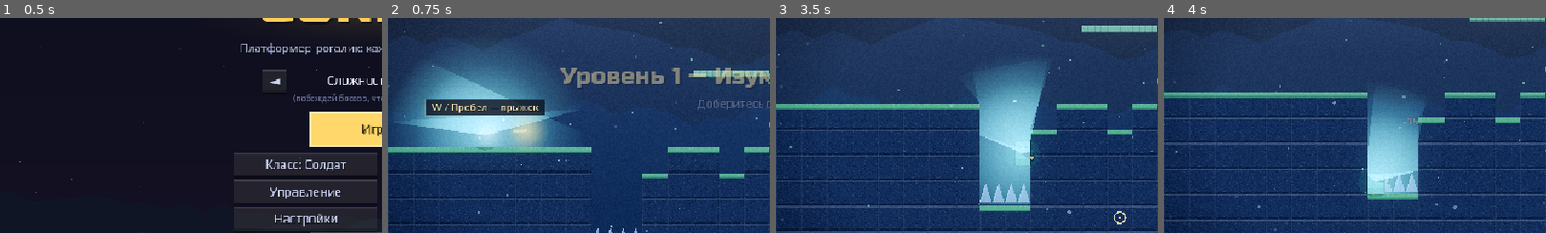
Above: before the commit, frames 1-4 (left to right).
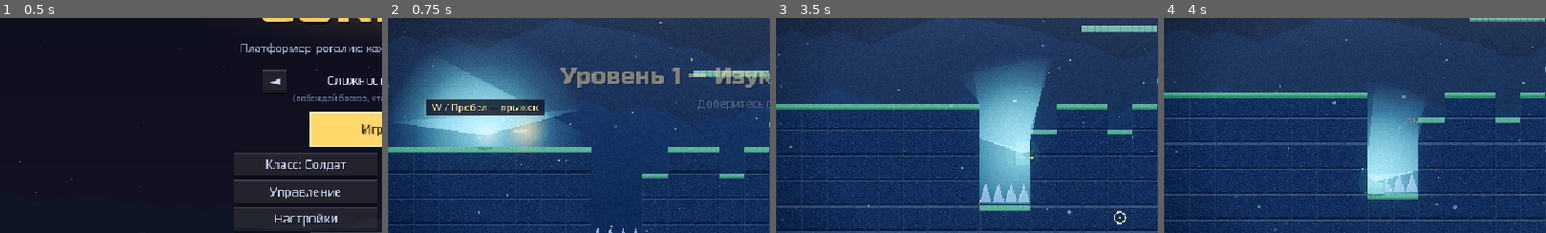
Above: after the commit, the same moments.

Repository: agent-carl/probable-enigma
Game: Godot game, scene res://Main.tscn
The game is run twice, just before and just after one commit, with the same random seed, the same clock (stepped at 60 frames per second) and the same inputs.
Inputs (mouse positions are % of the whole screen's width and height, from its top left):
- Up to frame 1 (0.5 s): no input
- Up to frame 2 (0.75 s): tap Enter at 0.5 s; move the mouse to (72, 45) at 0.52 s; hold D from 0.53 s (still down); tap M at 0.6 s; click (72, 45) at 0.67 s
- Up to frame 3 (3.5 s): tap Space at 0.77, 1.07, 1.52, 1.82, 3.02, 3.32 s; tap E at 0.8, 1.35, 2.3 s; move the mouse to (30, 55) at 1.27 s; release D at 1.28 s; hold S 1.28-2.03 s; tap M at 1.55, 3.05 s; move the mouse to (60, 28) at 2.02 s; hold D 2.03-2.78 s; hold Shift 2.03-2.78 s; move the mouse to (45, 70) at 2.77 s; hold W from 2.78 s (still down); tap Q at 2.85 s; click (45, 70) at 2.92 s
- Up to frame 4 (4 s): move the mouse to (80, 65) at 3.52 s; release W at 3.53 s; hold A from 3.53 s (still down); tap 1 at 3.6 s; tap Space at 3.77 s; tap E at 3.8 s
The pictures show only the part of the screen within x 0-50%, y 24-74%; the shares and areas given below are measured in that part.

Frame 1 is identical in both runs. In frame 2, 0.5% of the frame differs, in the area x 15-46%, y 22-50%; in frame 3, less than 0.1%; in frame 4, less than 0.1%.

Commit message:
Оптимизация: кэш окклюдеров теней, фоновая генерация музыки, дебаунс, авто-ужатие
Закрыты оставшиеся пункты ревизии:
- _occluder_segments кэшируется по тайлу центра света (+квант радиуса вверх,
  переживающий пульсацию, + число ящиков как инвалидация): пока свет в том
  же тайле — скан сетки не повторяется; валидность привязана к ссылке level
  (is_same), кэш не протекает между уровнями и тестами;
- музыка биома генерируется в WorkerThreadPool: вход в новый биом больше не
  фризит кадр — трек строится в фоне и запускается по готовности
  (_warm_music/_store_music через call_deferred); на старте уровня заранее
  прогревается трек следующего уровня (с боссовым вариантом, если он 5-й);
- клики громкости пишут конфиг с дебаунсом ~0.66 с после последнего клика
  (вместо записи файла на каждый клик); при закрытии окна отложенная
  запись сбрасывается на диск (NOTIFICATION_WM_CLOSE_REQUEST);
- _btn авто-ужимает слишком длинную подпись (16→11px по фактической ширине)
  — страховка для динамических/локализованных подписей, которые
  скрейпер-тест секции 59 проверить не может.

Проверено: парсинг, все тесты, бенч 1.39 мс/кадр, автоигра с музыкой и
без — ни одной ошибки; скриншот теней/света идентичен прежнему.

Co-Authored-By: Claude Opus 4.8 <noreply@anthropic.com>
Claude-Session: https://claude.ai/code/session_01CUUtNpiNcdpS7KL7R6tZmp

Diff:
--- a/godot/Game.gd
+++ b/godot/Game.gd
@@ -363,6 +363,7 @@
 var _audio_players := []
 var _music_player: AudioStreamPlayer = null
 var _music_cache := {}
+var _music_warming := {}   # ключи треков, уже строящихся в фоне
 var _music_key := ""
 var _audio_idx := 0
 var _sfx_cache := {}
@@ -475,6 +476,7 @@
 func _physics_process(_delta: float) -> void:
 	if test_mode:
 		return
+	_flush_settings_tick()
 	if demo:
 		_demo_step()
 		return
@@ -682,6 +684,10 @@
 		_prev_keys["d%d" % i] = Input.is_key_pressed(KEY_1 + i)
 	_prev_mouse = shoot_now
 
+func _notification(what: int) -> void:
+	if what == NOTIFICATION_WM_CLOSE_REQUEST and _settings_save_t > 0:
+		_save_settings()   # не потерять отложенные настройки при выходе
+
 func _unhandled_input(event: InputEvent) -> void:
 	if event is InputEventKey and event.pressed and not event.echo:
 		match event.keycode:
@@ -1677,6 +1683,7 @@
 		intro_text = T("Уровень %d — %s") % [lvl, T(level.theme.name)]
 	_build_background(level_seed)
 	_play_music((lvl - 1) % THEMES.size(), boss_alive)
+	_warm_music(lvl % THEMES.size(), (lvl + 1) % 5 == 0)   # трек следующего уровня — заранее в фоне
 	if not test_mode:
 		_save_run()   # автосейв забега на старте уровня (для «Продолжить»)
 
@@ -4553,11 +4560,24 @@
 		return t
 	return -1.0
 
+var _seg_cache := {}          # кэш рёбер-окклюдеров: тайл центра + радиус + число ящиков
+var _seg_cache_level = null   # ссылка на level, для которого кэш валиден
+
 func _occluder_segments(c: Vector2, R: float) -> Array:
-	# силуэтные рёбра твёрдых тайлов/ящиков в радиусе R вокруг точки c
+	# силуэтные рёбра твёрдых тайлов/ящиков в радиусе R вокруг точки c.
+	# Кэшируется по тайлу центра: пока свет в том же тайле (почти каждый кадр) —
+	# скан сетки не повторяется; ломающиеся ящики инвалидируют через crate_hp.size().
 	var segs := []
 	if level.is_empty():
 		return segs
+	if not is_same(_seg_cache_level, level):
+		_seg_cache.clear()
+		_seg_cache_level = level
+	var rq := (int(R / 32.0) + 1) * 32.0   # квант радиуса вверх — кэш переживает пульсацию света
+	var key := "%d:%d:%d:%d" % [int(c.x / TILE), int(c.y / TILE), int(rq), level.get("crate_hp", {}).size()]
+	if _seg_cache.has(key):
+		return _seg_cache[key]
+	R = rq
 	var tx0 := int(floor((c.x - R) / TILE))
 	var tx1 := int(floor((c.x + R) / TILE))
 	var ty0 := int(floor((c.y - R) / TILE))
@@ -4577,6 +4597,9 @@
 				segs.append([Vector2(px, py), Vector2(px + TILE, py)])
 			if not is_blocking(tile_at(tx, ty + 1)):
 				segs.append([Vector2(px, py + TILE), Vector2(px + TILE, py + TILE)])
+	if _seg_cache.size() > 64:
+		_seg_cache.clear()   # страховка от разрастания (ключей мало, но на всякий)
+	_seg_cache[key] = segs
 	return segs
 
 func _visibility_polygon(L: Vector2, R: float, segs: Array) -> PackedVector2Array:
@@ -5781,7 +5804,11 @@
 		_ci.draw_rect(rect, Color(1, 0.96, 0.74, 0.9), false, 2.0)
 	var tc := C_2a1c04 if primary else (C_ffffff if active else C_cfd6f5)
 	var lift := 1.0 if active else 0.0
-	_text(Vector2(rect.position.x + rect.size.x / 2.0, rect.position.y + rect.size.y / 2.0 + 6 - lift), label, 16, tc, true)
+	# авто-ужатие: динамические подписи (счётчики/локаль) не должны вылезать за кнопку
+	var fs := 16
+	while fs > 11 and font.get_string_size(T(label), HORIZONTAL_ALIGNMENT_LEFT, -1, fs).x > rect.size.x - 10.0:
+		fs -= 1
+	_text(Vector2(rect.position.x + rect.size.x / 2.0, rect.position.y + rect.size.y / 2.0 + 6 - lift), label, fs, tc, true)
 	_ui_rects[key] = rect
 
 func _shake_offset() -> Vector2:
@@ -6200,11 +6227,33 @@
 		return
 	_music_key = key
 	if not _music_cache.has(key):
-		_music_cache[key] = Synth.build_music(theme_idx, intense)
+		_warm_music(theme_idx, intense)   # построится в фоне и заиграет по готовности
+		return
 	if not audio_enabled:
 		return
 	_music_player.stream = _music_cache[key]
 	_music_player.play()
+
+func _warm_music(theme_idx: int, intense: bool) -> void:
+	# фоновая генерация трека в WorkerThreadPool — без фриза при входе в биом
+	if _music_player == null:
+		return
+	var key := "%d_%s" % [theme_idx % THEMES.size(), intense]
+	if _music_cache.has(key) or _music_warming.has(key):
+		return
+	_music_warming[key] = true
+	var idx := theme_idx % THEMES.size()
+	WorkerThreadPool.add_task(func() -> void:
+		var stream := Synth.build_music(idx, intense)
+		call_deferred("_store_music", key, stream))
+
+func _store_music(key: String, stream: AudioStreamWAV) -> void:
+	_music_cache[key] = stream
+	_music_warming.erase(key)
+	# если этот трек уже «заказан» текущим уровнем — запускаем по готовности
+	if key == _music_key and audio_enabled and _music_player and not _music_player.playing:
+		_music_player.stream = stream
+		_music_player.play()
 
 func _stop_music() -> void:
 	_music_key = ""
@@ -6449,21 +6498,32 @@
 	best = v
 	_save_settings()
 
+var _settings_save_t := 0   # тики до отложенной записи настроек (дебаунс серий кликов)
+
+func _queue_save_settings() -> void:
+	_settings_save_t = 40   # ~0.66 с после последнего клика
+
+func _flush_settings_tick() -> void:
+	if _settings_save_t > 0:
+		_settings_save_t -= 1
+		if _settings_save_t == 0:
+			_save_settings()
+
 func set_volume(v: float) -> void:
 	volume = clampf(v, 0.0, 1.0)
 	_apply_volume()
-	_save_settings()
+	_queue_save_settings()
 
 func adjust_music(d: float) -> void:
 	music_vol = clampf(music_vol + d, 0.0, 1.0)
 	_apply_volume()
-	_save_settings()
+	_queue_save_settings()
 
 func adjust_sfx(d: float) -> void:
 	sfx_vol = clampf(sfx_vol + d, 0.0, 1.0)
 	_apply_volume()
 	play_sfx("pickup")   # пример громкости
-	_save_settings()
+	_queue_save_settings()
 
 func _apply_volume() -> void:
 	# мастер-шина 0; музыка/звуки регулируются на самих плеерах (относительно мастера)
